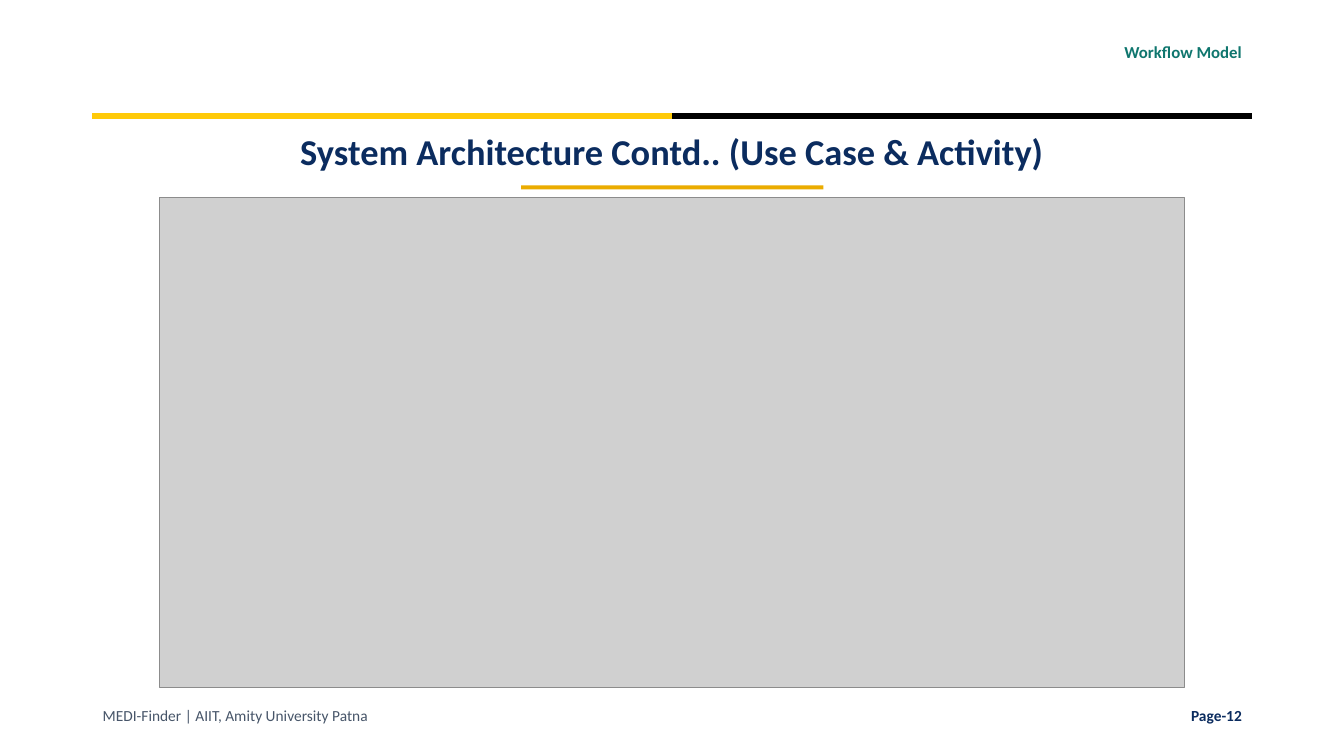
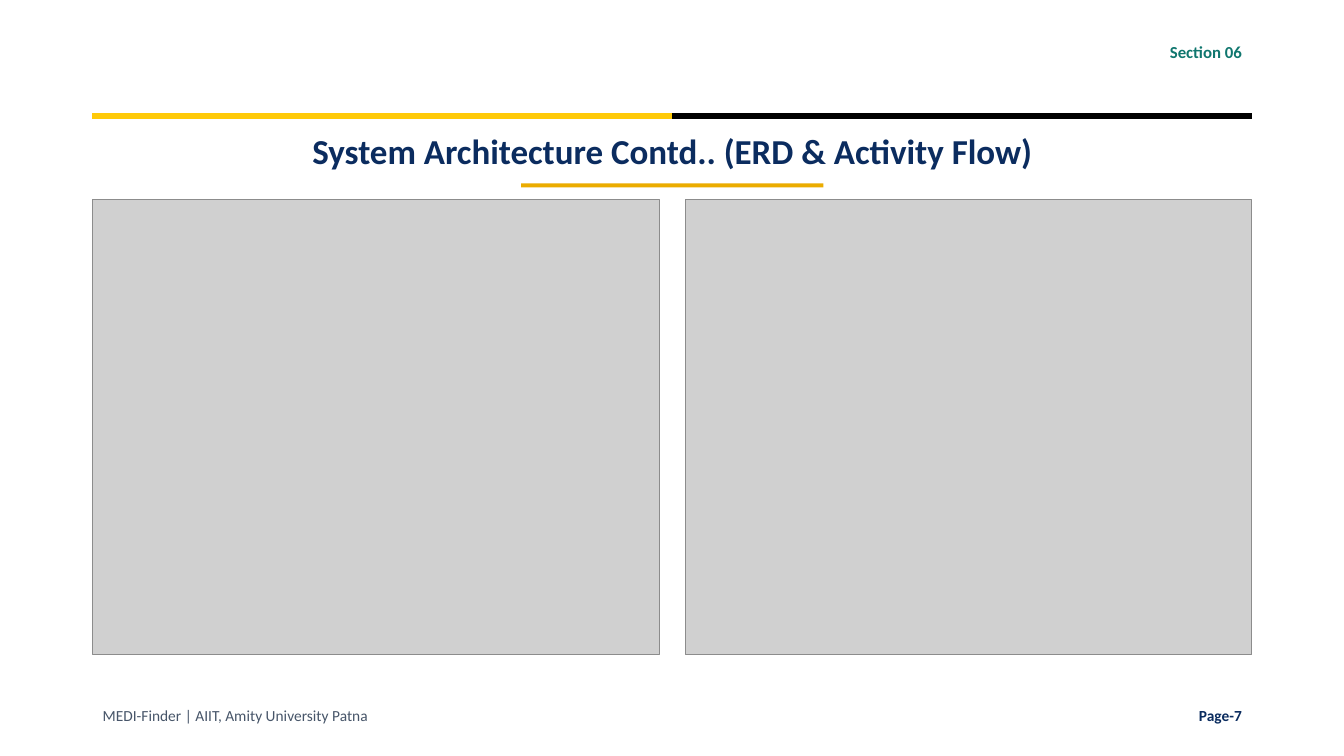
Before and after one commit to krsidhantaryan-ux/MEDI-Finder, a slide deck: slide 7 of MEDI_Finder_Presentation.pptx (slide 12 before the commit). Drawn at 1344x756 pixels with LibreOffice and Linux fonts; fonts in the diff are those of the drawing; grey boxes stand for pictures; background and template pictures are left out. Boxes give left, top, right and bottom in pixels: in the first picture for what was removed or moved away, otherwise in the second. Text is boxed around its words. In the diff, an @@ line names an element or a change of style, - is before the commit and + after.

```diff
--- a/MEDI_Finder_Presentation.pptx
+++ b/MEDI_Finder_Presentation.pptx
@@ text at box(1170, 46, 1242, 58): text changed @@
-Workflow Model
+Section 06
@@ text at box(312, 138, 1032, 170): text changed; size 26 to 25 pt @@
-System Architecture Contd.. (Use Case & Activity)
+System Architecture Contd.. (ERD & Activity Flow)
@@ picture added at box(93, 200, 659, 655) @@
@@ picture removed at box(159, 198, 1185, 688) @@
@@ picture added at box(686, 200, 1252, 655) @@
@@ text at box(1199, 711, 1242, 724): text changed @@
-Page-12
+Page-7
```
Also in this commit, not shown: 5 other slides changed, 3 slides added, 11 slides removed.
